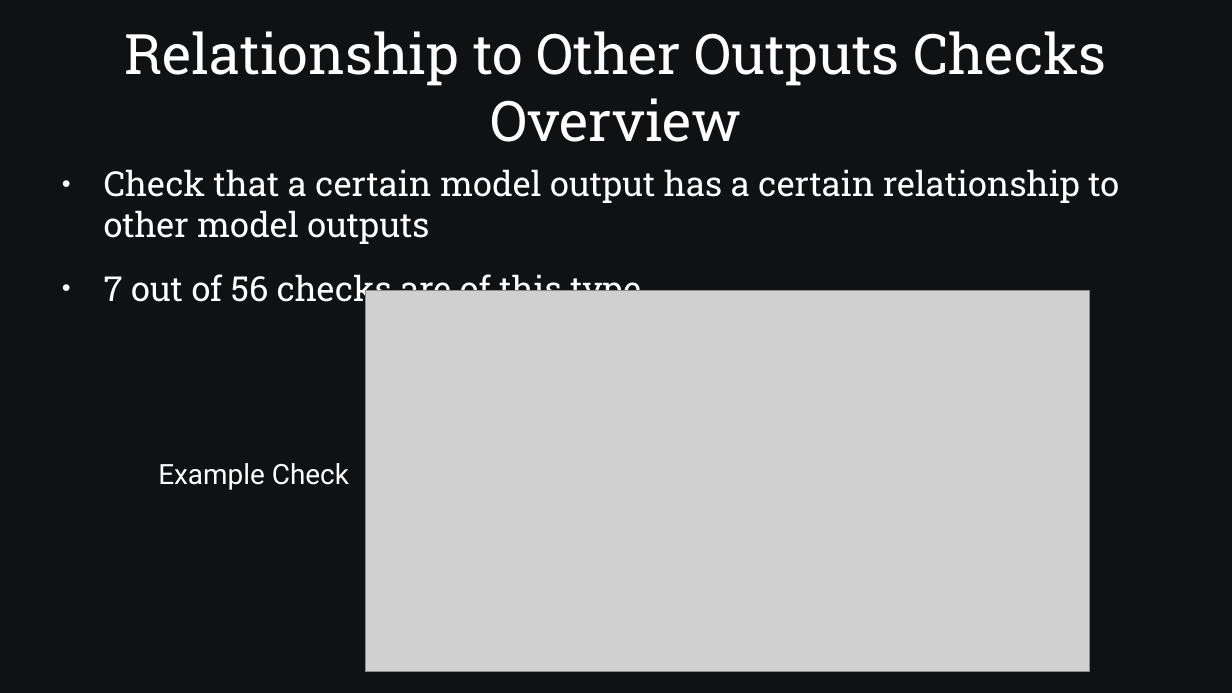
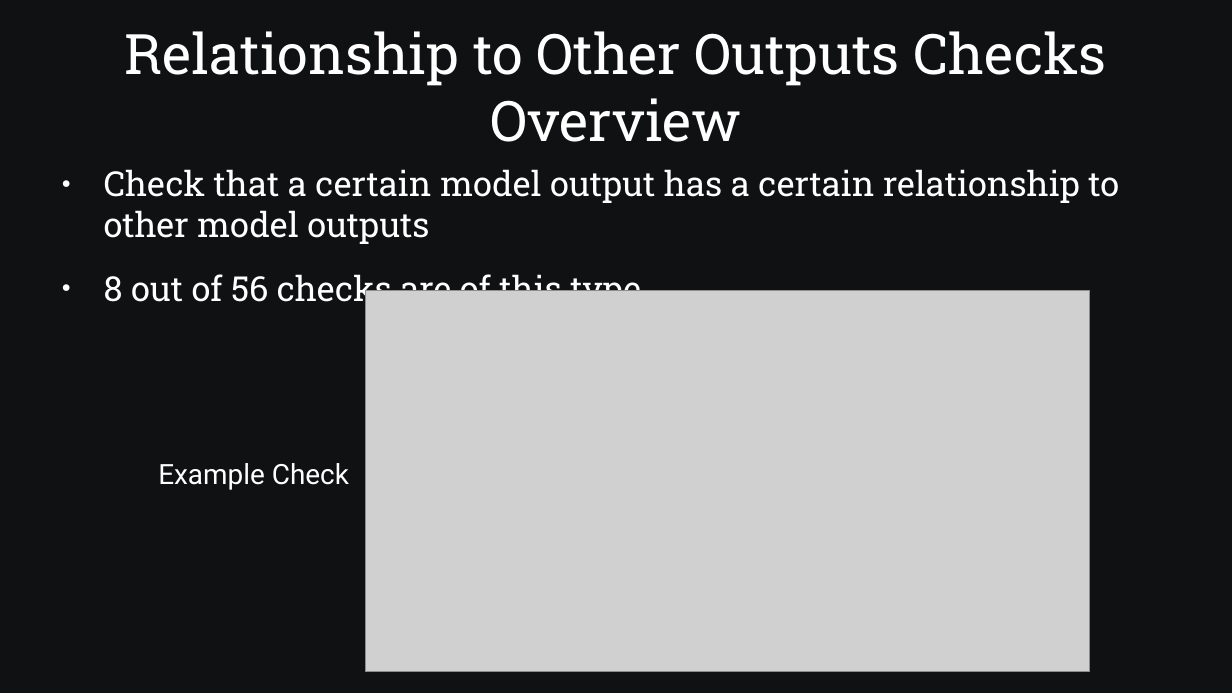
Before and after one commit to SamAllen06/lake_temp_work, a slide deck: slide 30 of documentation/for_collaborators/AnalysisOverview.pptx. Drawn at 1232x693 pixels with LibreOffice and Linux fonts; fonts in the diff are those of the drawing; grey boxes stand for pictures. Boxes give left, top, right and bottom in pixels: in the first picture for what was removed or moved away, otherwise in the second. Text is boxed around its words. In the diff, an @@ line names an element or a change of style, - is before the commit and + after.

Commit message:
Make syntax and formatting consistent for check types slides

```diff
--- a/documentation/for_collaborators/AnalysisOverview.pptx
+++ b/documentation/for_collaborators/AnalysisOverview.pptx
@@ text at (104, 269, 649, 309): text changed @@
-● 7 out of 56 checks are of this type.
+● 8 out of 56 checks are of this type.
```
Also in this commit, not shown: 9 other slides changed, 1 slide added, 1 other file.
